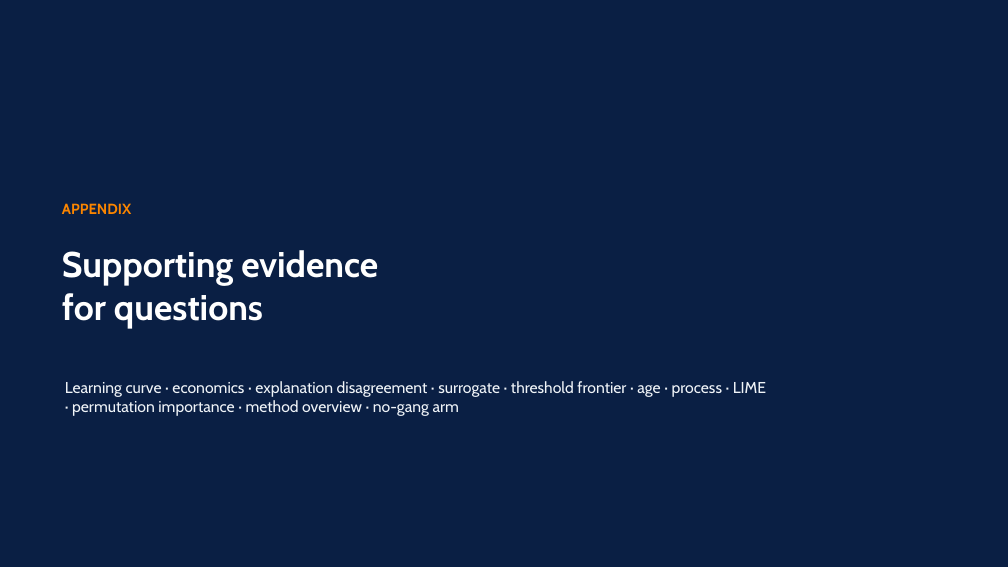
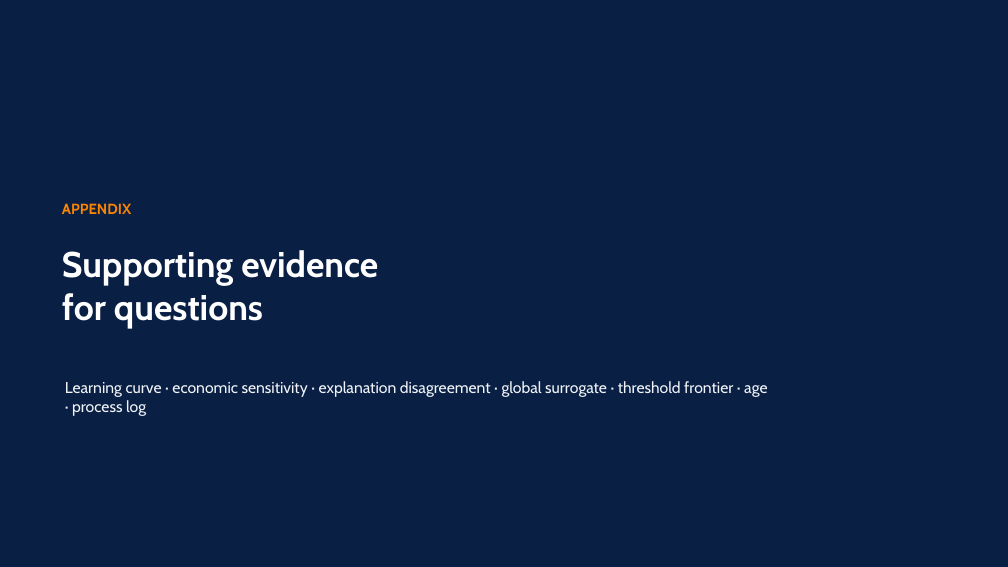
Before and after one commit to RyanBalech/recidivism-forecasting-analysis, a slide deck: slide 21 of reports/ISAF_Recidivism_Presentation.pptx. Drawn at 1008x567 pixels with LibreOffice and Linux fonts; fonts in the diff are those of the drawing. Boxes give left, top, right and bottom in pixels: in the first picture for what was removed or moved away, otherwise in the second. Text is boxed around its words. In the diff, an @@ line names an element or a change of style, - is before the commit and + after.

```diff
--- a/reports/ISAF_Recidivism_Presentation.pptx
+++ b/reports/ISAF_Recidivism_Presentation.pptx
@@ text at <box>65,381,767,416</box>: text changed @@
-Learning curve · economics · explanation disagreement · surrogate · threshold frontier · age · process · LIME · permutation importance · method overview · no-gang arm
+Learning curve · economic sensitivity · explanation disagreement · global surrogate · threshold frontier · age · process log
```
Also in this commit, not shown: 3 other slides changed, 4 slides removed.
